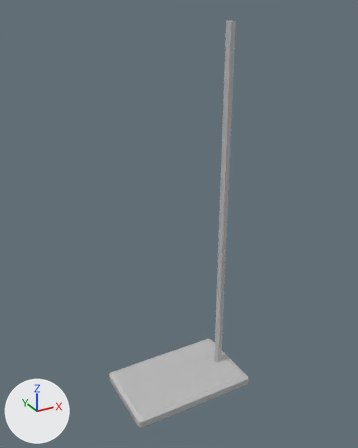
A saved change to the FBX model Team Seven Project/Assets/Meshes/Env_RetortStand_01.fbx.
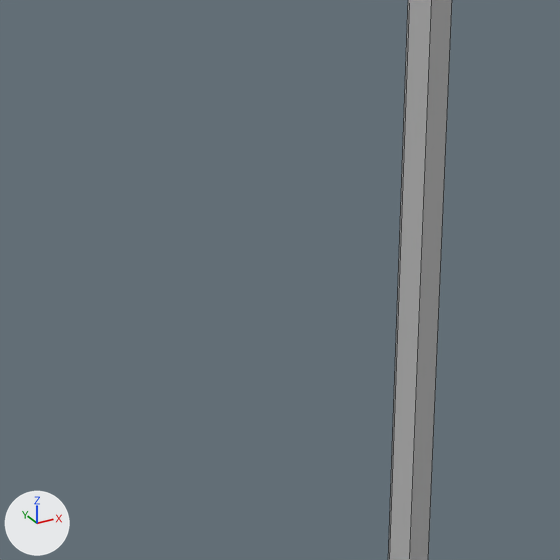
Each version is shown whole from a 50 mm lens placed at (-0.315, -0.573, 0.294), pointed at (0.002, 0.002, 0.006), then close up on the part from 39% to 71% of the width and 28% to 53% of the height. The lights are fixed; the arrows at lower left show +X, +Y and +Z. The close-ups show mesh edges as thin lines. Where no turn or scale is listed for an object, it has been applied to the vertices.

In view in the first close-up: 'Env_RetortStand_01'.
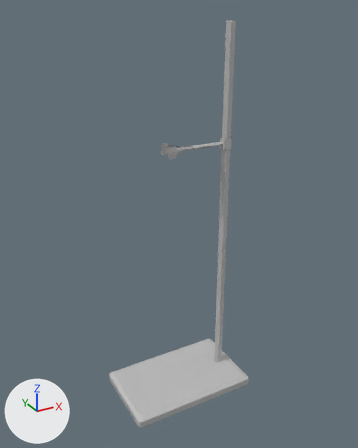
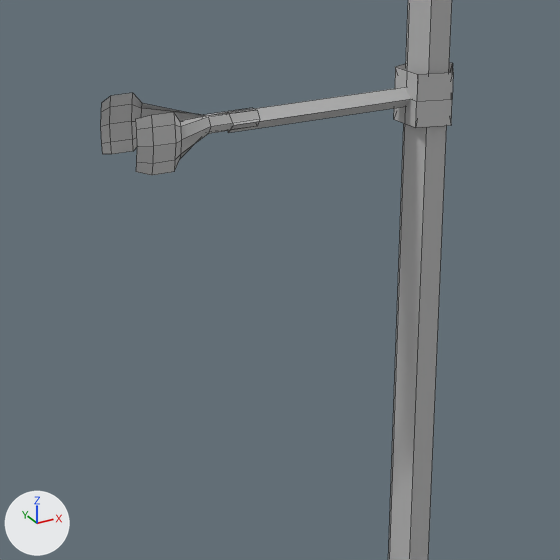
The newer file is also turned or shifted as a whole; pictures and numbers use the older file's frame.

Changed parts and their boxes (x1, y1, x2, y2) in the close-ups (560 x 560 px):
'Env_RetortStand_01', reshaped: before (388, 0, 452, 560); after (101, 0, 453, 560)
part 1 of me_mesh, added: after (101, 93, 259, 175)
part 2 of me_mesh, added: after (394, 63, 453, 128)
part 3 of me_mesh, added: after (228, 87, 411, 133)

The edits, one by one:
Material 'lambert21' (mat_lambert21) is new.
Its base color is (0.5, 0.5, 0.5) (grey #bcbcbc).
me_mesh is used by ob_env_retortstand_01; location (0.0, 0.0, 0.0).
me_mesh had 74 vertices, 68 faces and spanned x -0.1..0.1, y -0.062..0.062, z -0.277..0.277.
me_mesh now has 159 vertices, 146 faces and spans x -0.1..0.1, y -0.062..0.062, z -0.277..0.277.
me_mesh part 1: a new loose piece of 55 vertices spanning x -0.021..0.021, y -0.012..0.013, z 0.109..0.125, in mat_lambert21 (grey #bcbcbc).
me_mesh part 2: a new loose piece of 20 vertices spanning x 0.07..0.086, y -0.008..0.009, z 0.109..0.124, in mat_lambert1 (grey #bcbcbc).
Part 3, on me_mesh:
10 vertices are added at x 0.012..0.072, y -0.003..0.003, z 0.114..0.12.
12 new faces join them, mat_lambert1 (grey #bcbcbc).
me_mesh now uses material mat_lambert21 (grey #bcbcbc).
